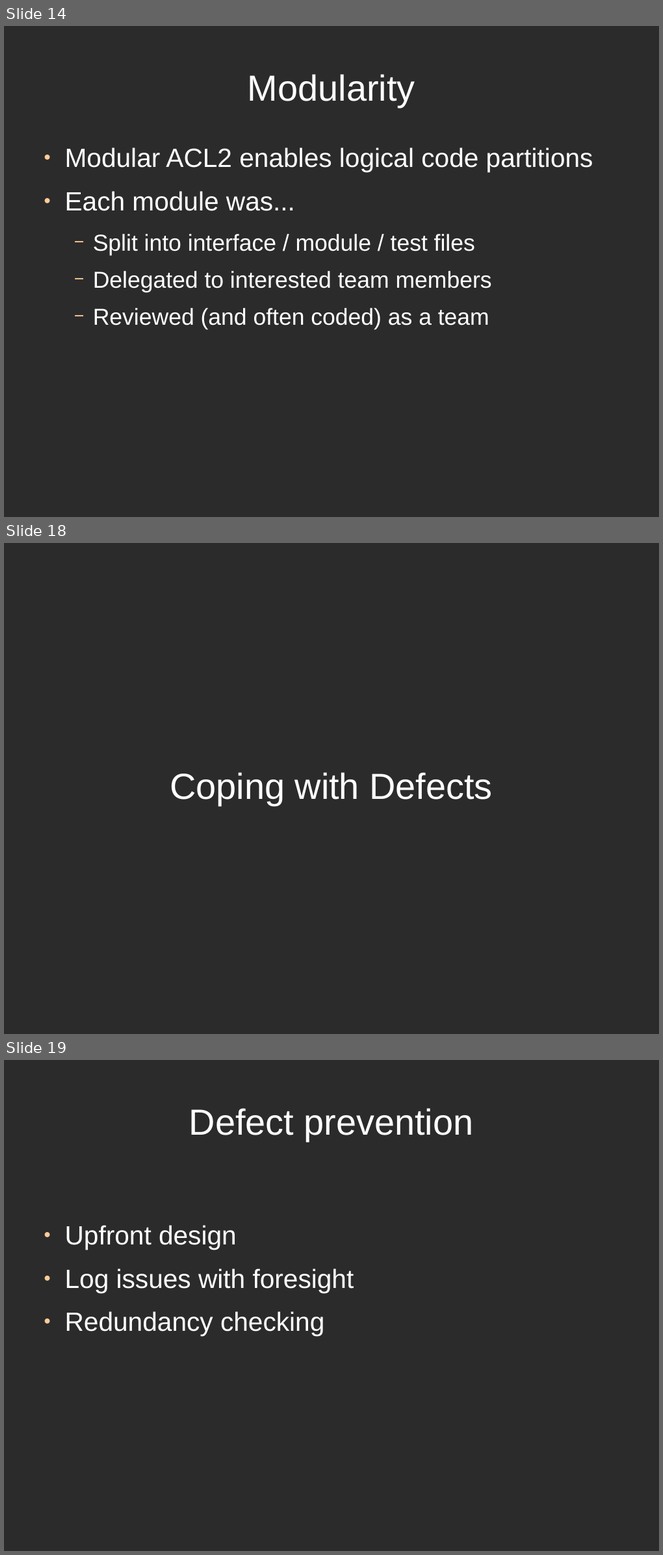
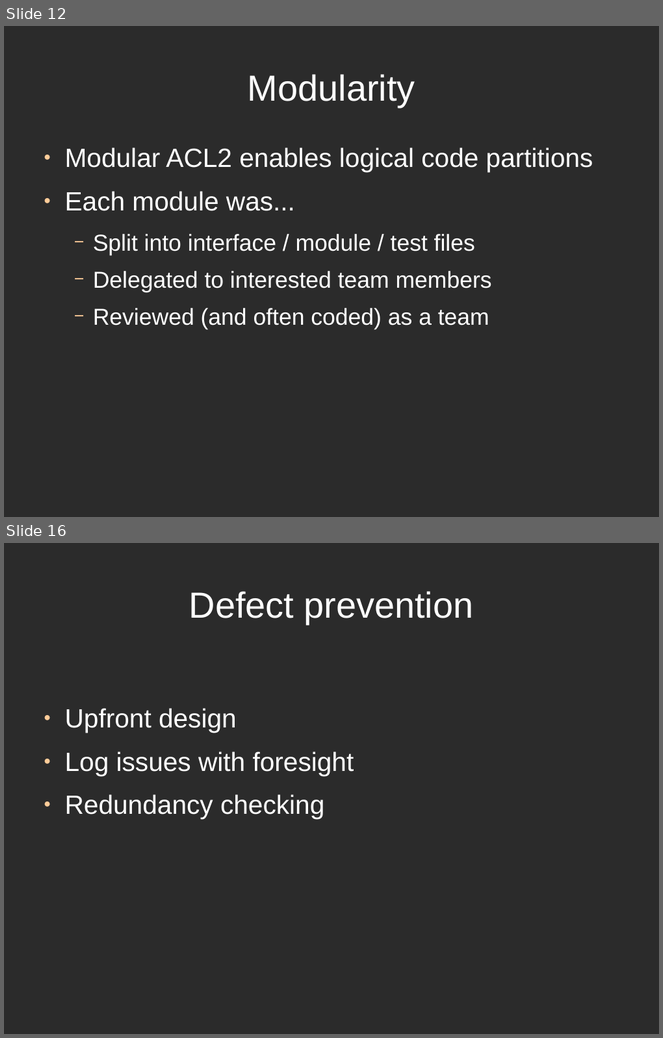
Before and after one commit to directrix1/se2, a slide deck: wip/SE2Presentation.odp. Shown one above the other, each under a label of ours: slides 14, 18 and 19 before the commit, slides 12 and 16 after it; the slides between them are not shown. The pictures are 663x1555 and 663x1038 pixels, drawn with LibreOffice and Linux fonts; fonts in the diff are those of the drawing; background and template pictures are left out; a plain dark background stands for a picture behind light text. Boxes give left, top, right and bottom in pixels: in the first picture for what was removed or moved away, otherwise in the second. Text is boxed around its words. In the diff, an @@ line names an element or a change of style, - is before the commit and + after.

```diff
--- a/wip/SE2Presentation.odp
+++ b/wip/SE2Presentation.odp
@@ slide 18 removed at box(4, 543, 659, 1034), background picture (left out) @@
@@ title removed at box(170, 772, 493, 805) @@
-Coping with Defects
@@ what was slide 14 is now slide 12 @@
@@ what was slide 19 is now slide 16 @@
```
Also in this commit, not shown: 9 slides changed, 4 other slides removed, 1 other file.
